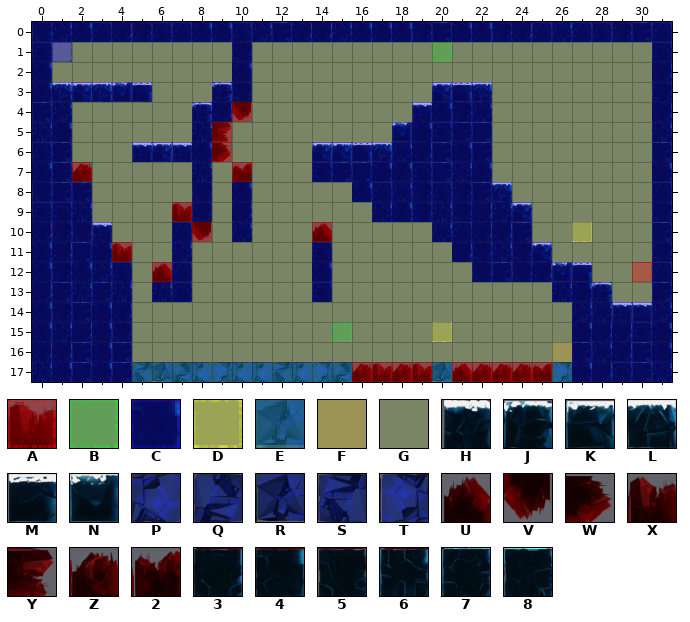
Tiled map, stored at Spellington/src/res/map/mapPlains16.tmx. The picture above is the old version.
Cells are 50x50 px. Shown: x 0..31, y 0..17.
Key: from "collisionTile": A 0, B 1, C 3, D 4, E 6, F 7, G 11; from "frozenPlainsTile": H 0, J 1, K 2, L 4, M 5, N 6, P 14, Q 16, R 22, S 23, T 25, U 30, V 30 turned 180, W 30 turned 90, X 31, Y 31 turned 90, Z 32, 2 33, 3 40, 4 41, 5 42, 6 43, 7 44, 8 45.
_ is an empty cell.
Layer "terrain" before, first column x 1:
 0 647357744768
 1 _________5__
 2 _________4__
 3 LKLNM___J5__
 4 6______J3V__
 5 4______6Y___
 6 8___HKH4W___
 7 8Z_____6_2__
 8 88_____5_4__
 9 76____X5_3__
10 55H___7V_6__
11 384X__6_____
12 5467_U7_____
13 8686_67_____
14 5843________
15 6345________
16 3848________
17 4848SRQPTPPS
Layer "collision" before, first column x 1:
 0 CCCCCCCCCCCC
 1 GGGGGGGGGCGG
 2 GGGGGGGGGCGG
 3 CCCCCGGGCCGG
 4 CGGGGGGCCAGG
 5 CGGGGGGCAGGG
 6 CGGGCCCCAGGG
 7 CAGGGGGCGAGG
 8 CCGGGGGCGCGG
 9 CCGGGGACGCGG
10 CCCGGGCAGCGG
11 CCCAGGCGGGGG
12 CCCCGACGGGGG
13 CCCCGCCGGGGG
14 CCCCGGGGGGGG
15 CCCCGGGGGGGG
16 CCCCGGGGGGGG
17 CCCCEEEEEEEE
Layer "event" before, first column x 10:
 0 ______________________
 1 __________B___________
 2 ______________________
 3 ______________________
 4 ______________________
 5 ______________________
 6 ______________________
 7 ______________________
 8 ______________________
 9 ______________________
10 _________________D____
11 ______________________
12 ____________________A_
13 ______________________
14 ______________________
15 _____B____D___________
16 ________________F_____
17 ______________________
After the commit:
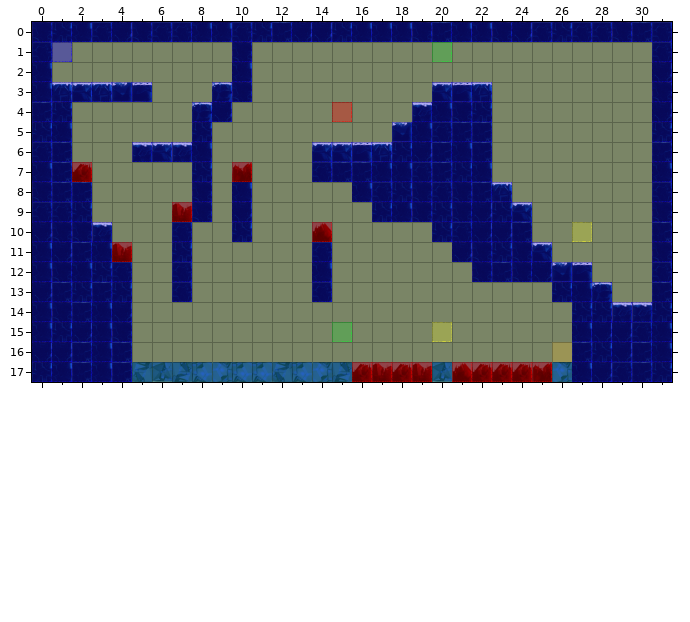
See-through tiles are keyed as they look on the map.
Difference:
Changed rows in their new state; . is an unchanged cell.
Layer "terrain":
first column x 9:
 4 ._
 5 _.
 6 _.
first column x 6:
10 .._
12 _..
13 _..
Layer "collision":
first column x 9:
 4 .G
 5 G.
 6 G.
first column x 6:
10 ..G
12 G..
13 G..
Layer "event":
first column x 15:
 4 A
first column x 30:
12 _
